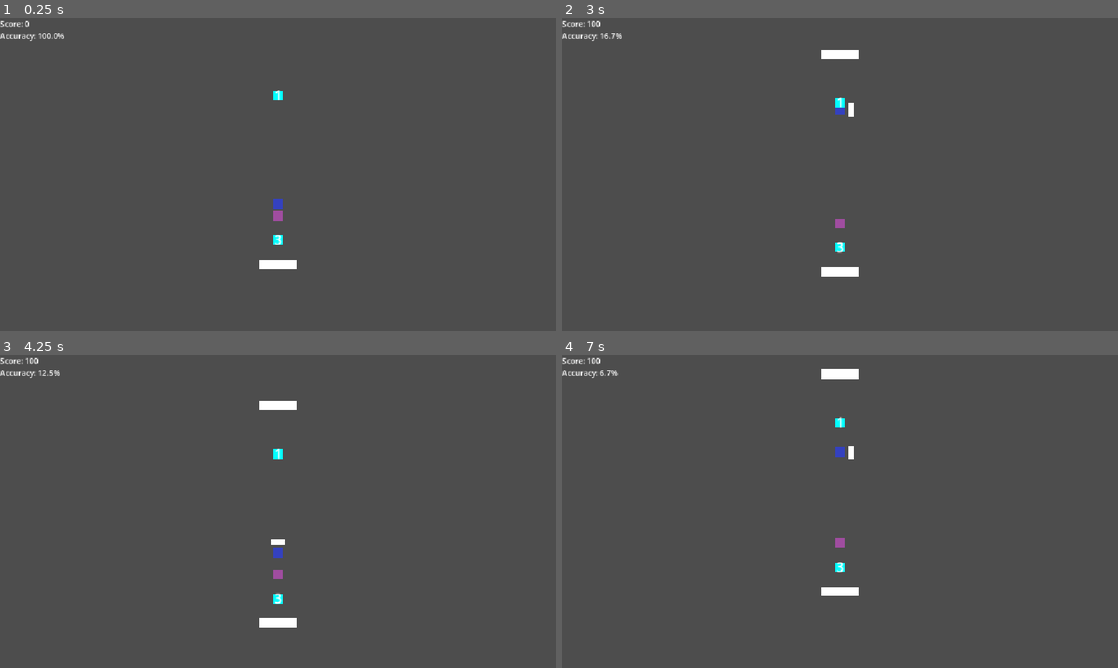
Above: before the commit, frames 1-4 (two rows, left to right).
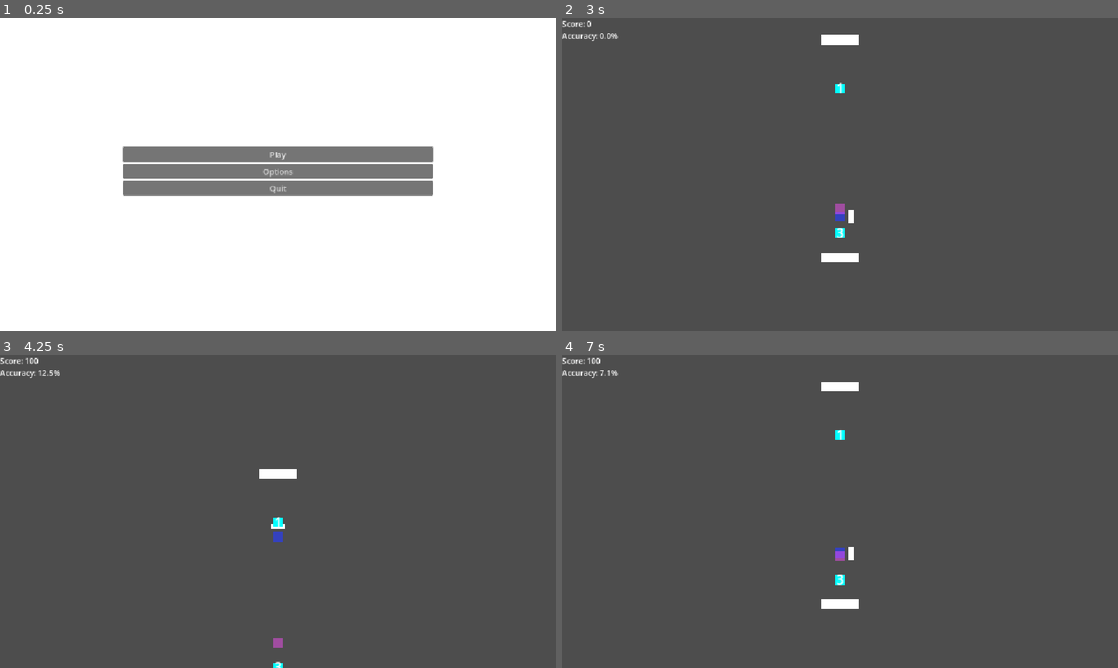
Above: after the commit, the same moments.

Repository: ftambler/godot-rythm-game
Game: Godot game, scene res://Menu.tscn
Same seed, same stepped clock (60 frames per second), same inputs: the game is played once before the commit and once after it. Before the commit the project starts from res://Game.tscn.
Inputs (mouse positions are in pixels of both pictures, inside the frame that each line leads up to):
- Up to frame 1 (0.25 s): no input
- Up to frame 2 (3 s): click (840, 155) at 0.5 s, where only the run after the commit has a clickable "Play"; hold Right (shield_right) 1.28-2.03 s; hold Space (hit_orb) 1.28-2.03 s; hold S (shield_down) 2.03-2.78 s; tap Space (hit_orb) at 2.1 s; hold Right (shield_right) from 2.78 s (still down); hold Space (hit_orb) from 2.78 s (still down)
- Up to frame 3 (4.25 s): release Right (shield_right) at 3.53 s; release Space (hit_orb) at 3.53 s; hold Up (shield_up) from 3.53 s (still down); tap Space (hit_orb) at 3.6 s
- Up to frame 4 (7 s): release Up (shield_up) at 4.28 s; hold Space (hit_orb) 4.28-5.03 s; hold Left (shield_left) 4.28-5.78 s; tap Space (hit_orb) at 5.1, 6.6 s; hold S (shield_down) 5.78-6.53 s; hold Space (hit_orb) 5.78-6.53 s; hold Right (shield_right) from 6.53 s (still down)

The runs differ from the first frame. In frame 1, 100% of the frame differs, in the area x 0-100%, y 0-100%; in frame 2, 1.4%; in frame 3, 1.1%; in frame 4, 1.3%.

Commit message:
Changed main scene to menu

Diff:
--- a/project.godot
+++ b/project.godot
@@ -11,7 +11,7 @@
 [application]
 
 config/name="Test"
-run/main_scene="uid://lju8rbqgrtpf"
+run/main_scene="uid://n7514hcxw80"
 config/features=PackedStringArray("4.7", "Forward Plus")
 
 [display]
